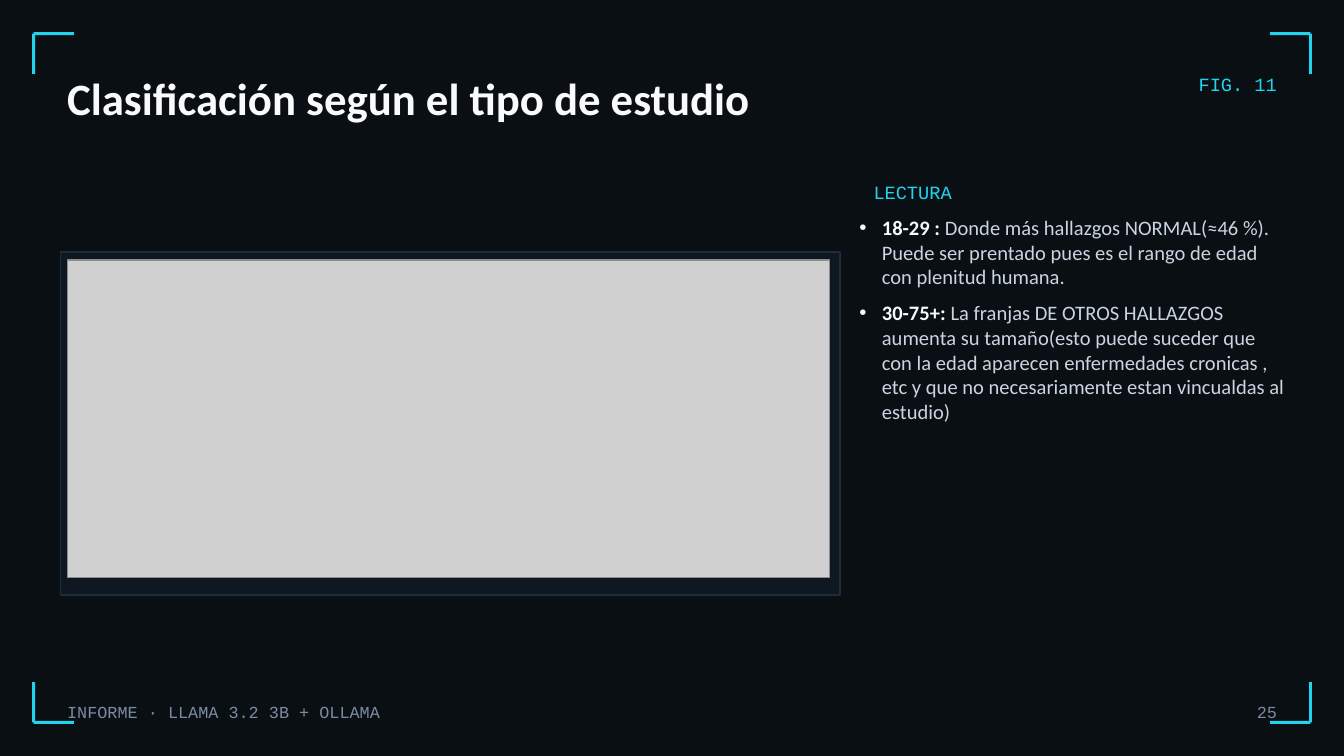
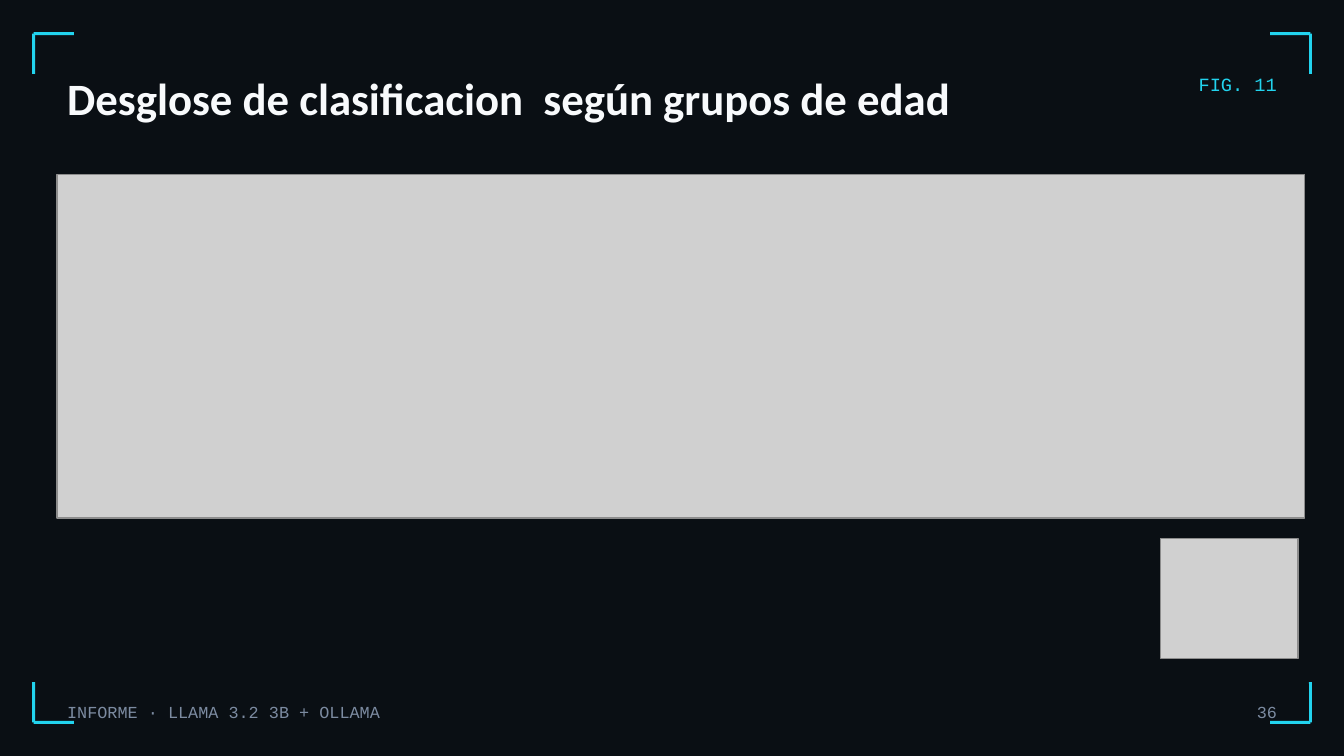
Before and after one commit to osleysorio/itacedemy_repo1_osley, a slide deck: slide 36 of sprint 13/Informe_Llama32_Ollama.pptx (slide 25 before the commit). Drawn at 1344x756 pixels with LibreOffice and Linux fonts; fonts in the diff are those of the drawing; grey boxes stand for pictures. Boxes give left, top, right and bottom in pixels: in the first picture for what was removed or moved away, otherwise in the second. Text is boxed around its words. In the diff, an @@ line names an element or a change of style, - is before the commit and + after.

```diff
--- a/sprint 13/Informe_Llama32_Ollama.pptx
+++ b/sprint 13/Informe_Llama32_Ollama.pptx
@@ title at (67, 83, 950, 123): text changed @@
-Clasificación según el tipo de estudio
+Desglose de clasificacion según grupos de edad
@@ picture added at (56, 175, 1304, 519) @@
@@ text removed at (874, 186, 952, 199) @@
-LECTURA
@@ text removed at (882, 220, 1284, 422) @@
-• 18-29 : Donde más hallazgos NORMAL(≈46 %). Puede ser prentado pues es el rango de edad con plenitud humana.
-• 30-75+: La franjas DE OTROS HALLAZGOS aumenta su tamaño(esto puede suceder que con la edad aparecen enfermedades cronicas , etc y que no necesariamente estan vincualdas al estudio)
@@ rectangle removed at (60, 251, 840, 594) @@
@@ picture removed at (67, 261, 829, 578) @@
@@ picture added at (1160, 539, 1297, 659) @@
@@ page number at (1257, 707, 1277, 723): text changed @@
-25
+36
```
Also in this commit, not shown: 18 other slides changed, 25 slides added, 14 slides removed, 1 other file.
